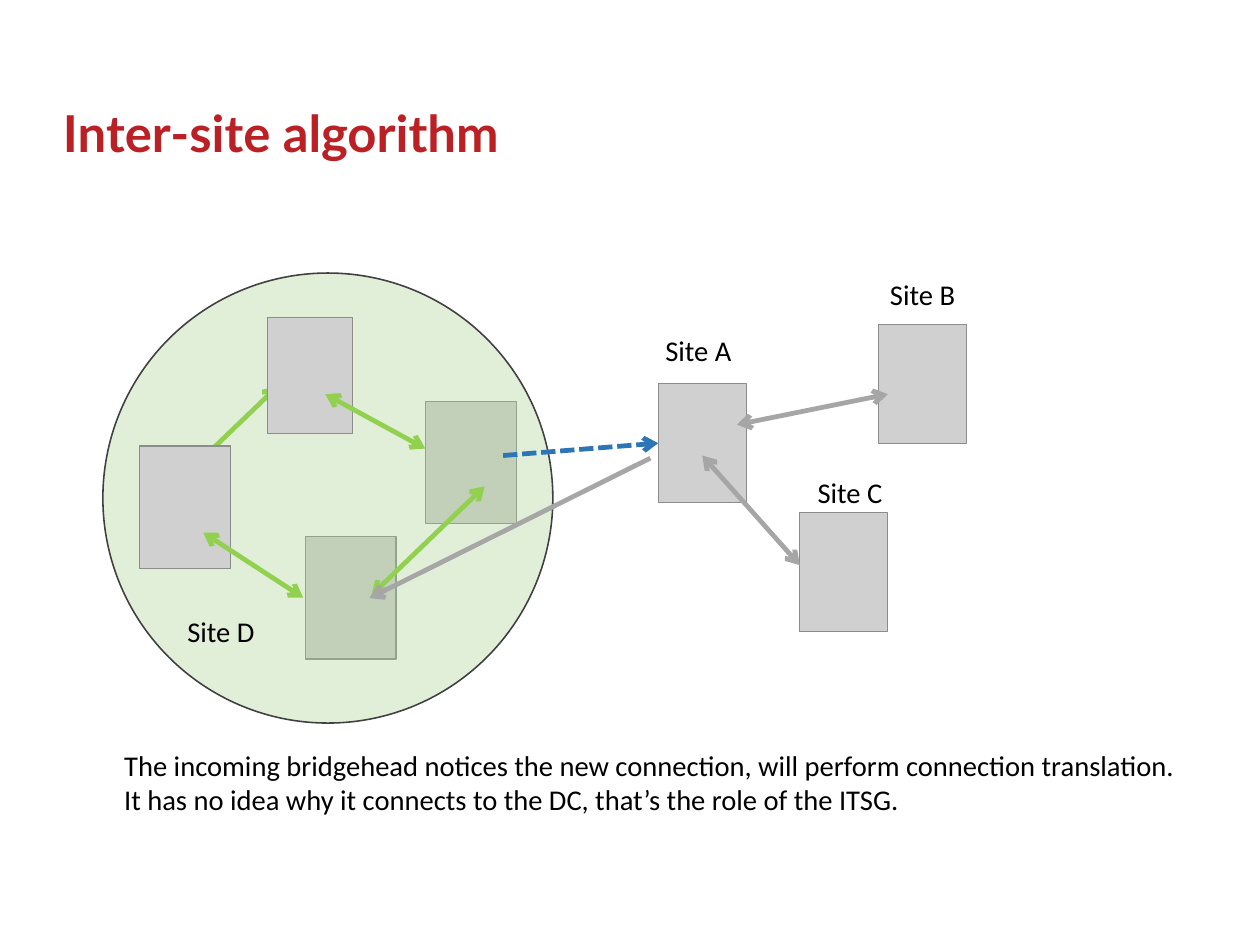
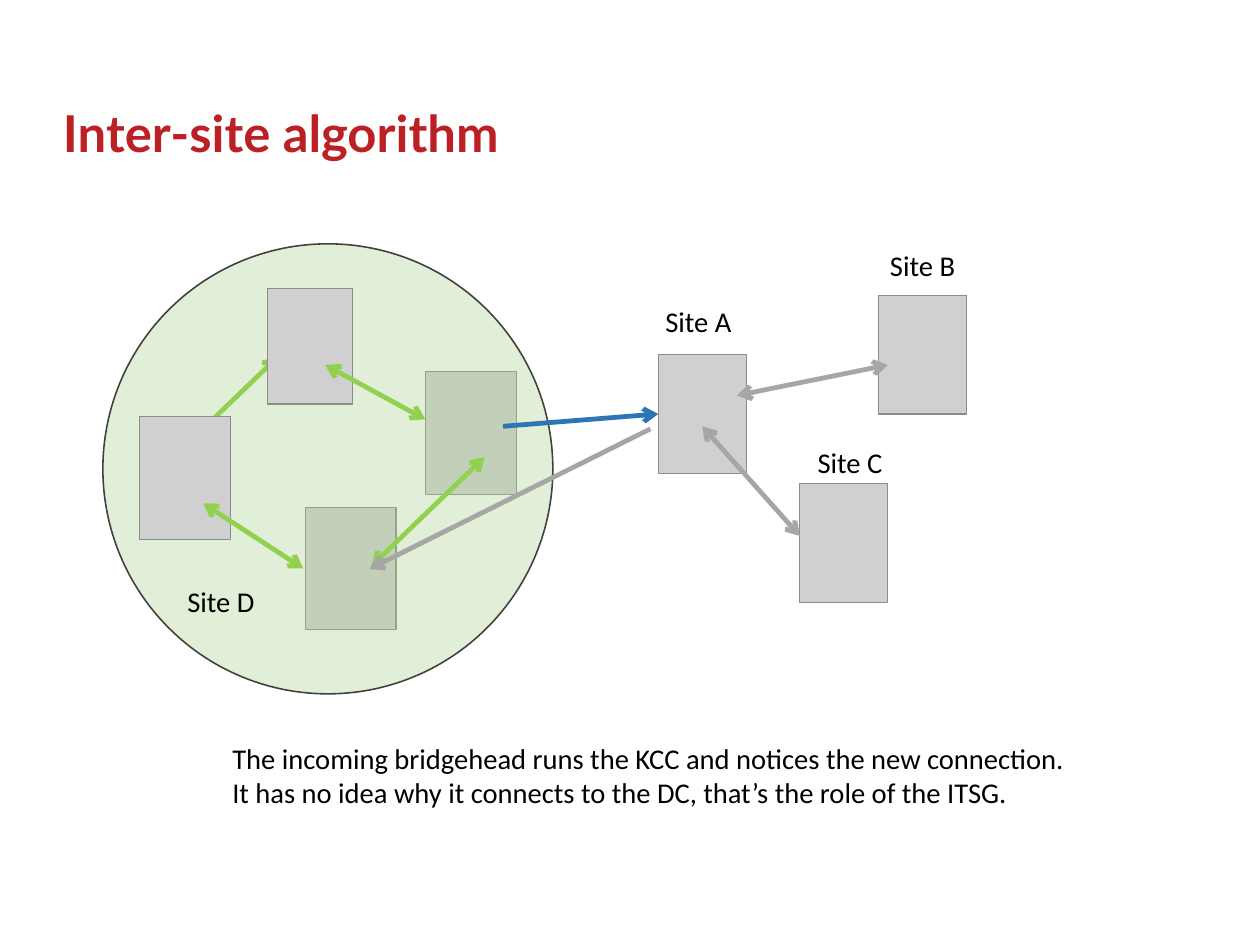
Before and after one commit to GSam/Slides, a slide deck: slide 21 of Samba KCC.pptx. Drawn at 1260x945 pixels with LibreOffice and Linux fonts; fonts in the diff are those of the drawing; grey boxes stand for pictures; background and template pictures are left out. Boxes give left, top, right and bottom in pixels: in the first picture for what was removed or moved away, otherwise in the second. Text is boxed around its words. In the diff, an @@ line names an element or a change of style, - is before the commit and + after.

```diff
--- a/Samba KCC.pptx
+++ b/Samba KCC.pptx
@@ 7 pictures, 6 double arrows, 4 texts, 2 arrows, 1 freeform shape: place and size @@
-7 pictures, 6 double arrows, 4 texts, 2 arrows, 1 freeform shape at <box>103,273,967,724</box>
+7 pictures, 6 double arrows, 4 texts, 2 arrows, 1 freeform shape at <box>103,244,967,694</box>
@@ arrow (503, 426) - (659, 414): stroke #2E75B6 3 pt dashed to #2E75B6 3 pt @@
@@ text at <box>232,749,1063,808</box>: text changed @@
-The incoming bridgehead notices the new connection, will perform connection translation.
-It has no idea why it connects to the DC, that’s the role of the ITSG.
+The incoming bridgehead runs the KCC and notices the new connection.
+It has no idea why it connects to the DC, that’s the role of the ITSG.
```
Also in this commit, not shown: 8 other slides changed, 1 slide added.
